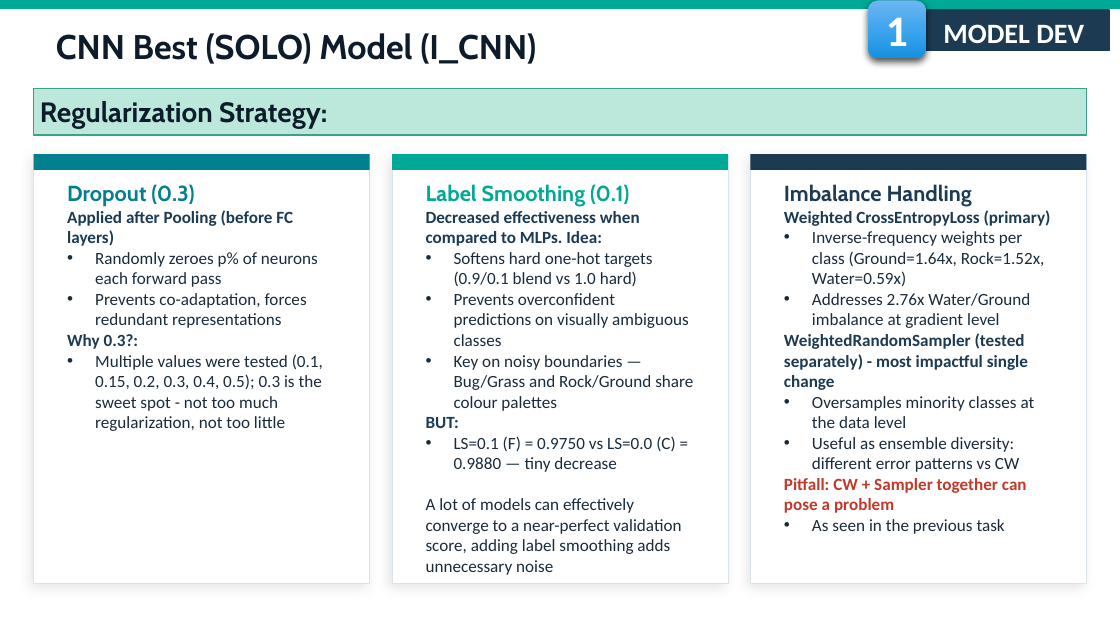
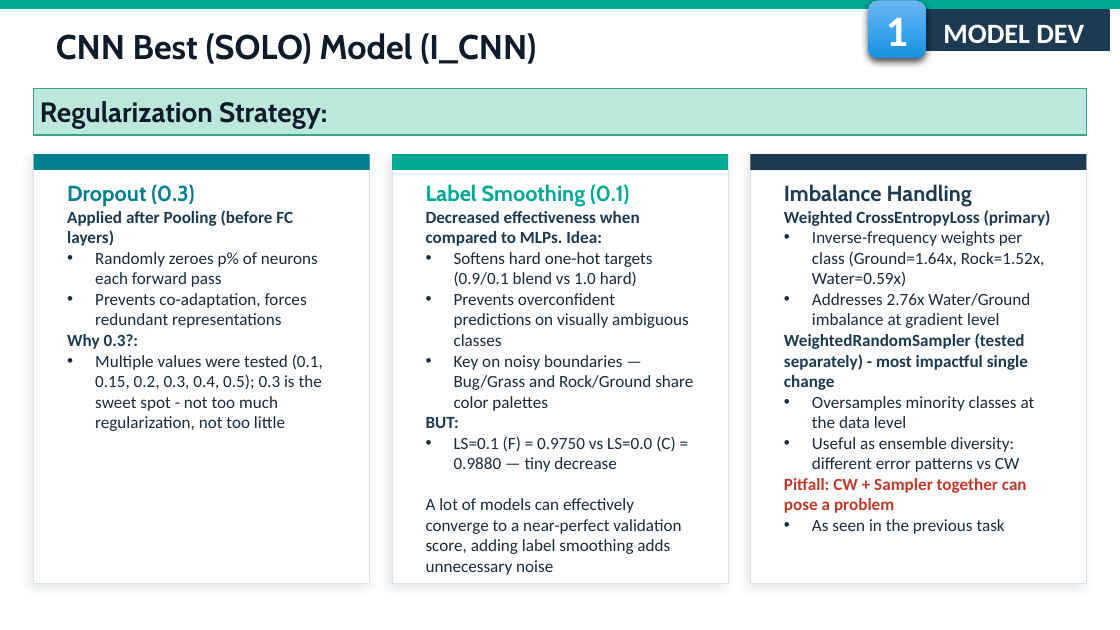
Before and after one commit to fmssilva/DL_Proj, a slide deck: slide 7 of assignment_1/task2/Task2_report.pptx. Drawn at 1120x630 pixels with LibreOffice and Linux fonts; fonts in the diff are those of the drawing; background and template pictures are left out. Boxes give left, top, right and bottom in pixels: in the first picture for what was removed or moved away, otherwise in the second. Text is boxed around its words. In the diff, an @@ line names an element or a change of style, - is before the commit and + after.

Commit message:
Corrected some power point wording

```diff
--- a/assignment_1/task2/Task2_report.pptx
+++ b/assignment_1/task2/Task2_report.pptx
@@ text at (454,355,693,411): text changed @@
-• Key on noisy boundaries — Bug/Grass and Rock/Ground share colour palettes
+• Key on noisy boundaries — Bug/Grass and Rock/Ground share color palettes
```
Also in this commit, not shown: 7 other slides changed.
